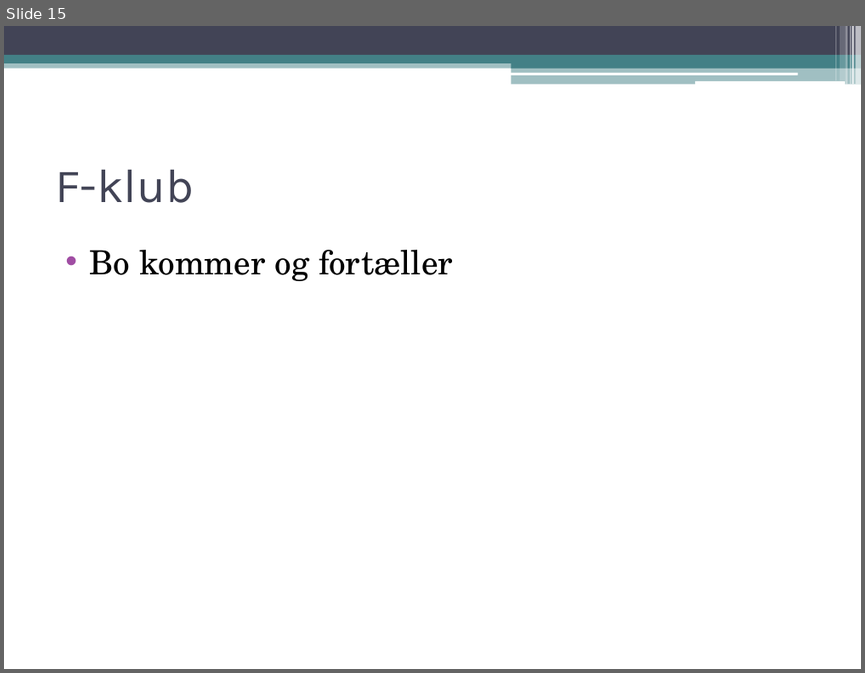
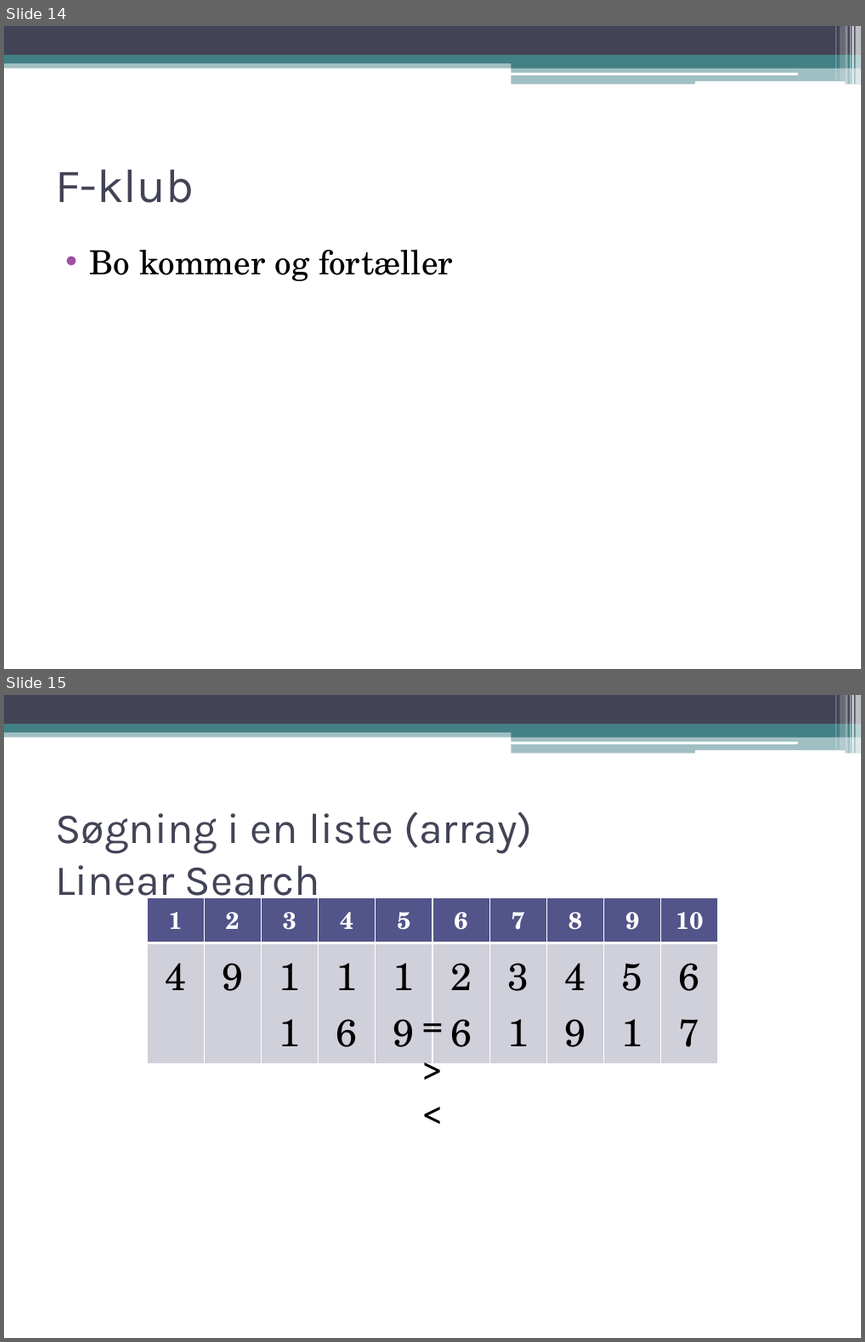
Before and after one commit to kimajakobsen/sw3-s305a, a slide deck: Dokumenter/Institus for Datalogi.pptx. Shown one above the other, each under a label of ours: slide 15 before the commit, slides 14 and 15 after it. The pictures are 865x673 and 865x1342 pixels, drawn with LibreOffice and Linux fonts; fonts in the diff are those of the drawing. Boxes give left, top, right and bottom in pixels: in the first picture for what was removed or moved away, otherwise in the second. Text is boxed around its words. In the diff, an @@ line names an element or a change of style, - is before the commit and + after.

```diff
--- a/Dokumenter/Institus for Datalogi.pptx
+++ b/Dokumenter/Institus for Datalogi.pptx
@@ slide 15 added at bbox=[4, 695, 861, 1338], background #FFFFFF; not listed: 13 template elements that a slide beside it also shows @@
@@ title added at bbox=[55, 811, 532, 905], 36 pt, text #424456 @@
+Søgning i en liste (array)
+Linear Search
@@ table added at bbox=[147, 897, 721, 1034], 2 rows, 10 columns @@
+1 | 2 | 3 | 4 | 5 | 6 | 7 | 8 | 9 | 10
+4 | 9 | 11 | 16 | 19 | 26 | 31 | 49 | 51 | 67
@@ text added at bbox=[46, 999, 818, 1269], 28 pt, text #000000 @@
+=
+>
+<
@@ what was slide 15 is now slide 14 @@
```
Also in this commit, not shown: 6 other slides added, 1 other file.
